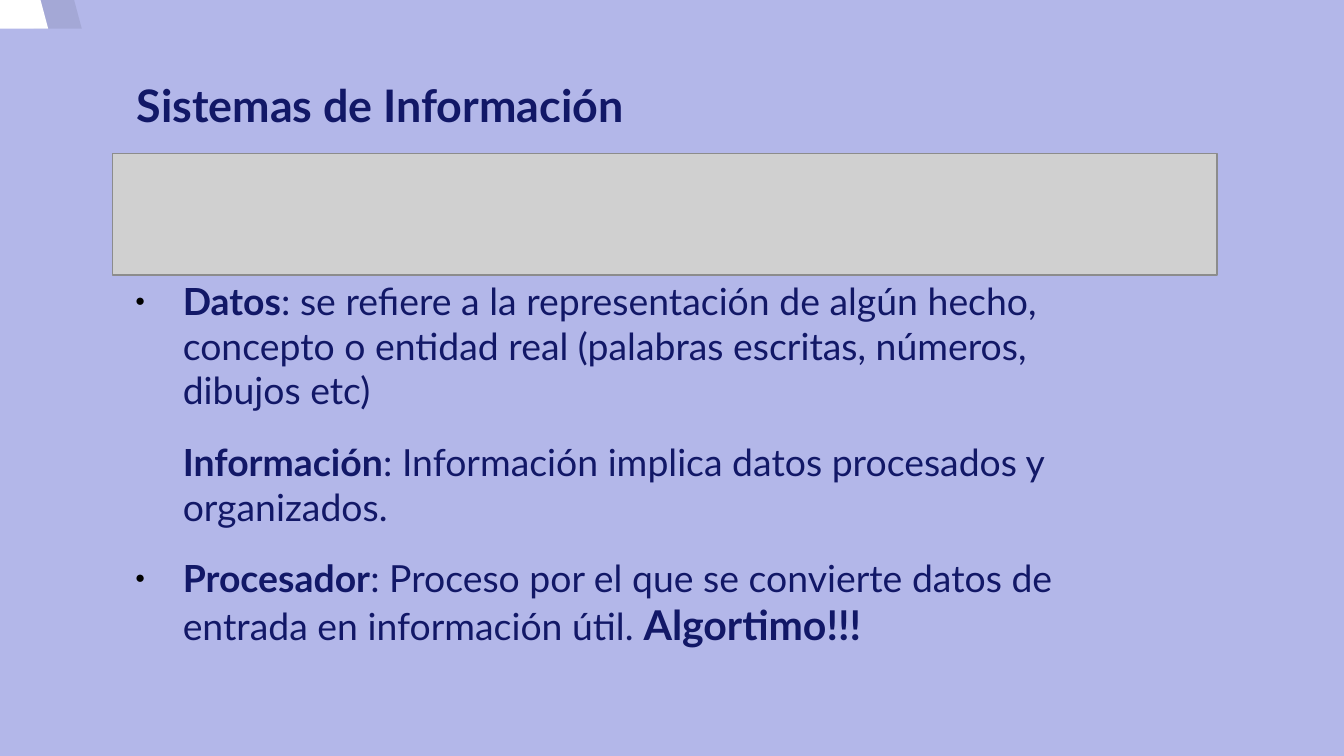
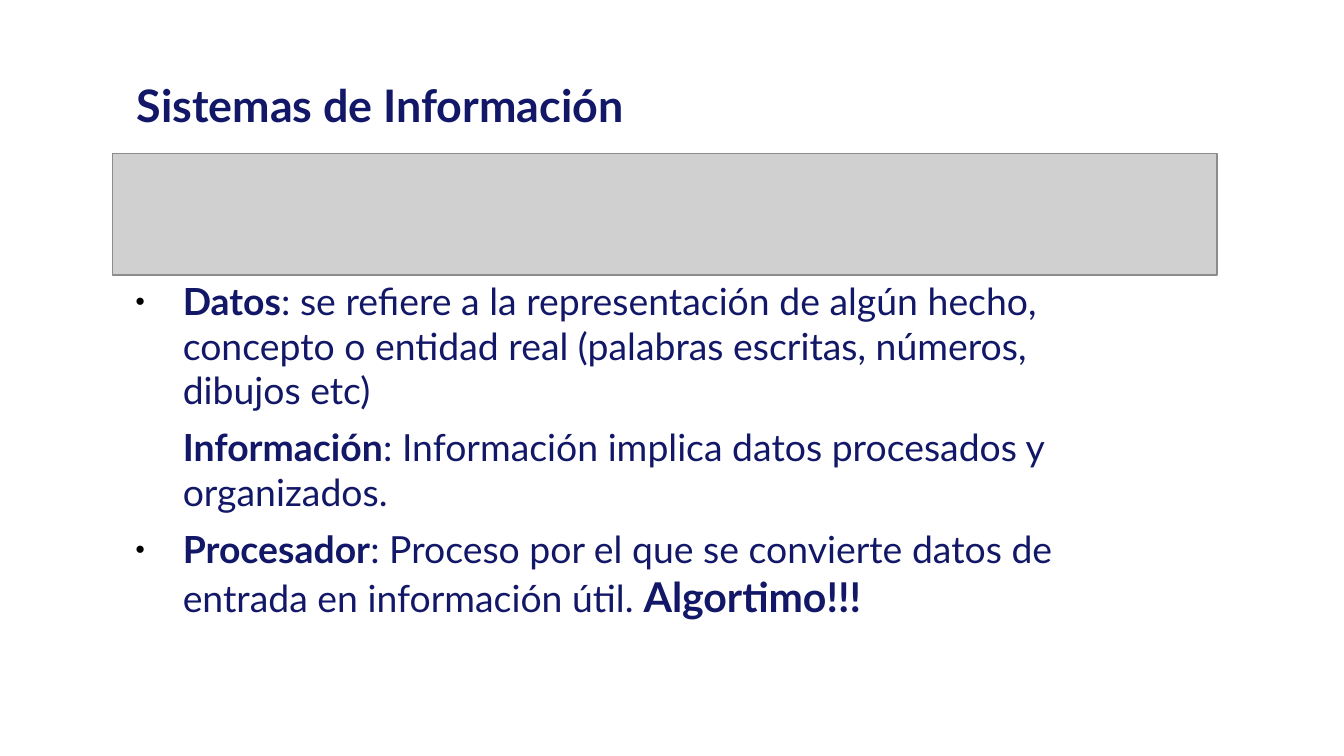
Before and after one commit to josedom24/tallerprogramacion, a slide deck: slide 6 of curso/u1/u1.odp. Drawn at 1344x756 pixels with LibreOffice and Linux fonts; fonts in the diff are those of the drawing; grey boxes stand for pictures; background and template pictures are left out. Boxes give left, top, right and bottom in pixels: in the first picture for what was removed or moved away, otherwise in the second. Text is boxed around its words. In the diff, an @@ line names an element or a change of style, - is before the commit and + after.

```diff
--- a/curso/u1/u1.odp
+++ b/curso/u1/u1.odp
@@ background #B3B7E9 to picture (left out) @@
@@ freeform shape removed at (0, 0, 1210, 756) @@
@@ freeform shape removed at (34, 0, 1243, 756) @@
@@ text "Datos: se refiere a la ..." at (183, 287, 1053, 620): less space between paragraphs @@
```
Also in this commit, not shown: 4 other slides changed, 1 slide added, 1 slide removed, 3 other files.
